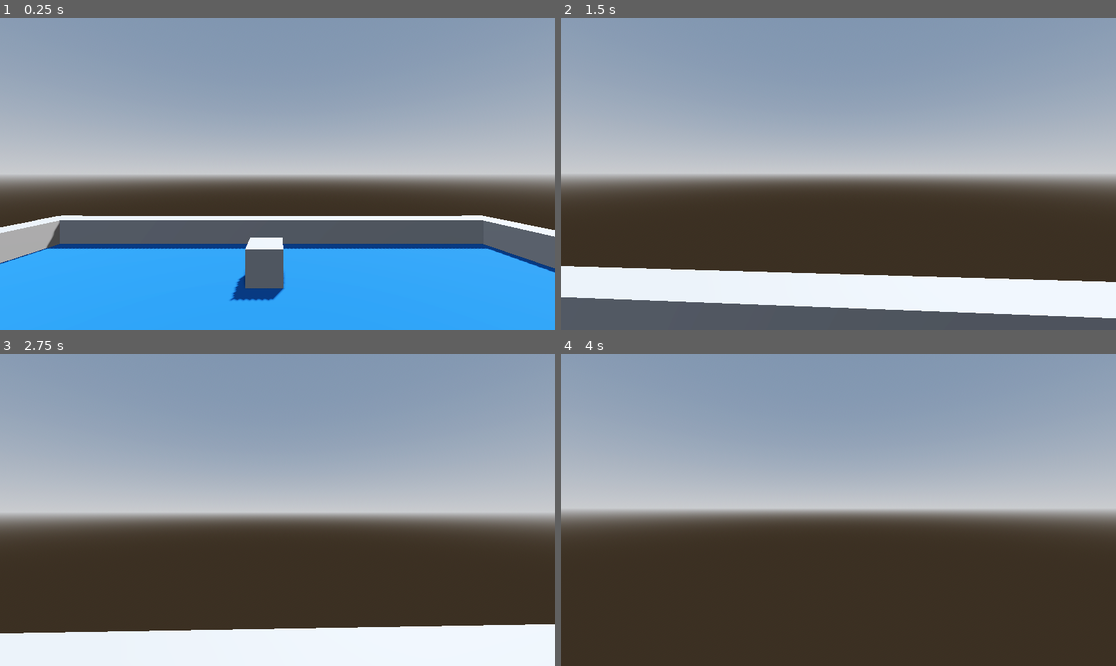
Above: before the commit, frames 1-4 (two rows, left to right).
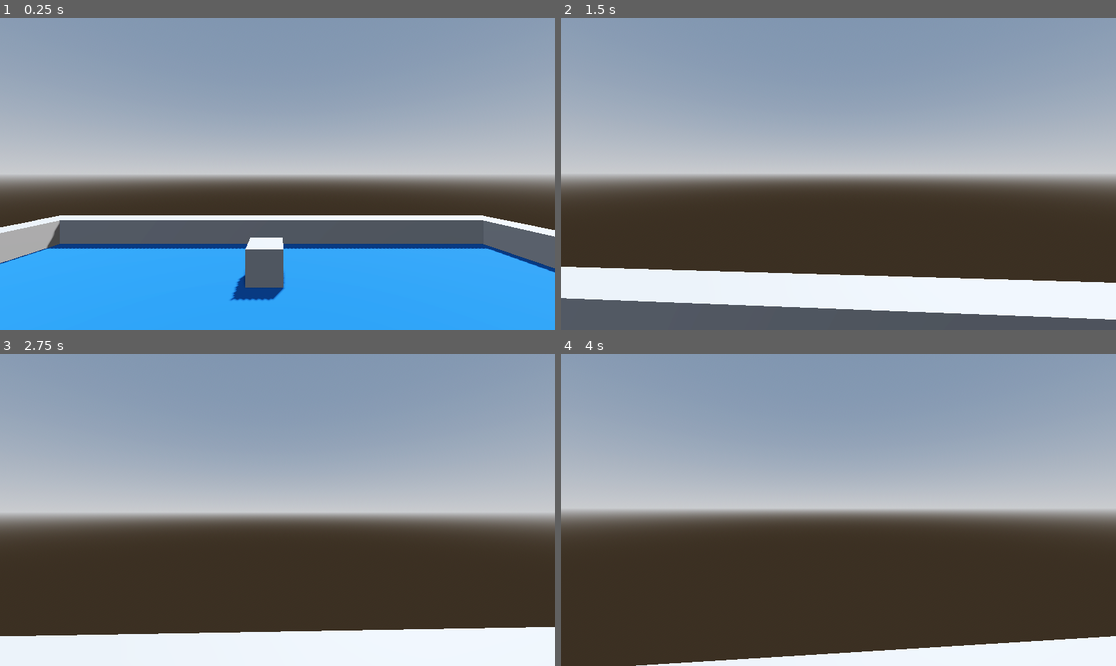
Above: after the commit, the same moments.

Repository: prigman/godot_joints
Game: Godot game, scene res://node_3d.tscn
Two runs of this game, one before a commit and one after it. Both use one fixed random seed, a clock stepped at 60 frames per second and the inputs below.
Inputs (mouse positions are in pixels of both pictures, inside the frame that each line leads up to):
- Up to frame 1 (0.25 s): no input
- Up to frame 2 (1.5 s): tap Enter at 0.5 s; move the mouse to (866, 174) at 0.52 s; hold W (ui_up) from 0.53 s (still down); move the mouse to (810, 174) at 1.27 s
- Up to frame 3 (2.75 s): keep holding W (ui_up); move the mouse to (288, 503) at 2.02 s
- Up to frame 4 (4 s): keep holding W (ui_up); move the mouse to (832, 516) at 2.77 s; move the mouse to (877, 513) at 3.52 s

The runs differ from the first frame. In frame 1, 0.2% of the frame differs, in the area x 1-100%, y 63-91%; in frame 2, 0.6%; in frame 3, 0.9%; in frame 4, 4.2%, in the area x 13-100%, y 90-100%.

Commit message:
rigidBodyPlayer refactor

Diff:
--- a/rigidBodyPlayer.gd
+++ b/rigidBodyPlayer.gd
@@ -6,9 +6,11 @@
 
 @export var velocityStiffness := 50.0 #speed acceleration / the higher, the faster the speed is achieved
 @export var velocityDamping := 10.0 #braking, smoothness / dampens jerks, leaves smoothness
+@export var transformStiffness := 10.0
+@export var transformDamping := 2.0
 
-@onready var r_leg_1: RigidBody3D = $RLeg1
-@onready var r_leg_3: RigidBody3D = $Node3D/RLeg3
+@export var rightArm1: RigidBody3D
+@export var rightArm2: RigidBody3D
 
 const CAMERA_MIN_PITCH := deg_to_rad(-60)
 const CAMERA_MAX_PITCH := deg_to_rad(80)
@@ -16,12 +18,14 @@
 const MOVE_SPEED := 7.0
 const ANGULAR_SPEED := 6.0
 
+const CAMERA_Y_OFFSET := 0.35
+
 var lookDirection: Vector2
 var cameraSensitivity := 1.0
 
 func _physics_process(_delta: float):
-	var inputDir = Vector3.ZERO
-	var velocity = Vector3.ZERO
+	var inputDir := Vector3.ZERO
+	var velocity := Vector3.ZERO
 
 	if Input.is_action_pressed("ui_up"):
 		inputDir.z -= 1
@@ -34,30 +38,47 @@
 
 	if inputDir.length():
 		inputDir = inputDir.normalized()
-		var camBasis = cameraRoot.global_transform.basis
-		var moveDir = (camBasis.x * inputDir.x + camBasis.z * inputDir.z)
+		var camBasis := cameraRoot.global_transform.basis
+		var moveDir := (camBasis.x * inputDir.x + camBasis.z * inputDir.z)
 		velocity = moveDir.normalized() * MOVE_SPEED
 
-	var velocityDifference = velocity - bodyRoot.linear_velocity
-	var force = velocityDifference * bodyRoot.mass * velocityStiffness - bodyRoot.linear_velocity * velocityDamping
+	var velocityDifference := velocity - bodyRoot.linear_velocity
+	var force := velocityDifference * bodyRoot.mass * velocityStiffness - bodyRoot.linear_velocity * velocityDamping
 	bodyRoot.apply_central_force(force)
 
-	cameraRoot.global_transform.origin = head.global_transform.origin + Vector3(0, .35, 0)
+	cameraRoot.global_transform.origin = head.global_transform.origin + Vector3(0, CAMERA_Y_OFFSET, 0) # Move camera position to the head
 
-	var cameraForward = -cameraRoot.global_transform.basis.z
-	cameraForward.y = 0
-	cameraForward = cameraForward.normalized()
+	# rotate bodyRoot to the camera direction
+	bodyRoot.angular_velocity.y = getTargetAngular(cameraRoot)
 
-	var bodyRootForward = -bodyRoot.global_transform.basis.z
-	bodyRootForward.y = 0
+	var targetPosition = cameraRoot.global_transform.origin + cameraRoot.global_transform.basis.z * 2.0
+	var upperArmTorque = getTargetTorque(rightArm1, targetPosition)
+	var lowerArmTorque = getTargetTorque(rightArm2, targetPosition)
+	rightArm1.apply_torque(upperArmTorque)
+	rightArm2.apply_torque(lowerArmTorque)
+
+func getTargetTorque(entity: RigidBody3D, targetPosition: Vector3):
+	var entityPostion := entity.global_transform.origin
+	var direction := (targetPosition - entityPostion).normalized()
+	var currentRotation := entity.global_transform.basis.get_rotation_quaternion()
+	var targetRotation := Quaternion(Vector3.FORWARD, direction)
+	var torque := (targetRotation * currentRotation.inverse()).get_euler() * transformStiffness
+	torque -= entity.angular_velocity * transformDamping
+	return torque
+
+func getTargetAngular(entity: Node3D) -> float:
+	var entityForward := -entity.global_transform.basis.z
+	entityForward = entityForward.normalized()
+
+	var bodyRootForward := -bodyRoot.global_transform.basis.z
 	bodyRootForward = bodyRootForward.normalized()
 
-	var angle = bodyRootForward.signed_angle_to(cameraForward, Vector3.UP)
+	var angle := bodyRootForward.signed_angle_to(entityForward, Vector3.UP)
 
-	var targetAngular = angle * 10.0
+	var targetAngular := angle * 10.0
 	targetAngular = clamp(targetAngular, -ANGULAR_SPEED, ANGULAR_SPEED)
 
-	bodyRoot.angular_velocity.y = targetAngular
+	return targetAngular
 
 
 func _unhandled_input(event: InputEvent) -> void:
--- a/rigidBodyPlayer.tscn
+++ b/rigidBodyPlayer.tscn
@@ -73,11 +73,13 @@
 [sub_resource type="SphereShape3D" id="SphereShape3D_uhwhw"]
 radius = 0.33
 
-[node name="Node3D2" type="Node3D" unique_id=1319504325 node_paths=PackedStringArray("bodyRoot", "cameraRoot", "head")]
+[node name="Node3D2" type="Node3D" unique_id=1319504325 node_paths=PackedStringArray("bodyRoot", "cameraRoot", "head", "rightArm1", "rightArm2")]
 script = ExtResource("1_ym3n5")
 bodyRoot = NodePath("Root")
 cameraRoot = NodePath("CameraRoot")
 head = NodePath("Head")
+rightArm1 = NodePath("RArm1")
+rightArm2 = NodePath("RArm2")
 
 [node name="CameraRoot" type="Node3D" parent="." unique_id=1120139999]
 
@@ -87,6 +89,7 @@
 
 [node name="RArm2" type="RigidBody3D" parent="." unique_id=1200460771]
 transform = Transform3D(-4.371139e-08, -1, 0, 1, -4.371139e-08, 0, 0, 0, 1, -1.3617301, 2.714764, 0)
+mass = 5.0
 
 [node name="MeshInstance3D2" type="MeshInstance3D" parent="RArm2" unique_id=463696074]
 mesh = SubResource("CapsuleMesh_yooqw")
@@ -96,6 +99,7 @@
 
 [node name="RArm1" type="RigidBody3D" parent="." unique_id=969629965]
 transform = Transform3D(-4.371139e-08, -1, 0, 1, -4.371139e-08, 0, 0, 0, 1, -0.56980765, 2.714764, 0)
+mass = 5.0
 
 [node name="MeshInstance3D2" type="MeshInstance3D" parent="RArm1" unique_id=1967086458]
 mesh = SubResource("CapsuleMesh_2r1pm")
@@ -213,7 +217,6 @@
 transform = Transform3D(1, 0, 0, 0, 1, 0, 0, 0, 1, -0.9407723, 2.6984587, 0)
 node_a = NodePath("../RArm2")
 node_b = NodePath("../RArm1")
-angular_limit_y/upper_angle = 1.5707964
 angular_limit_y/lower_angle = -1.5707964
 
 [node name="Generic6DOFJoint3D2" type="Generic6DOFJoint3D" parent="." unique_id=87959166]
@@ -238,7 +241,6 @@
 transform = Transform3D(1, 0, 0, 0, 1, 0, 0, 0, 1, 0.95030606, 2.6984587, 0)
 node_a = NodePath("../LArm1")
 node_b = NodePath("../LArm2")
-angular_limit_y/upper_angle = 1.5707964
 angular_limit_y/lower_angle = -1.5707964
 
 [node name="Generic6DOFJoint3D4" type="Generic6DOFJoint3D" parent="." unique_id=79359013]
